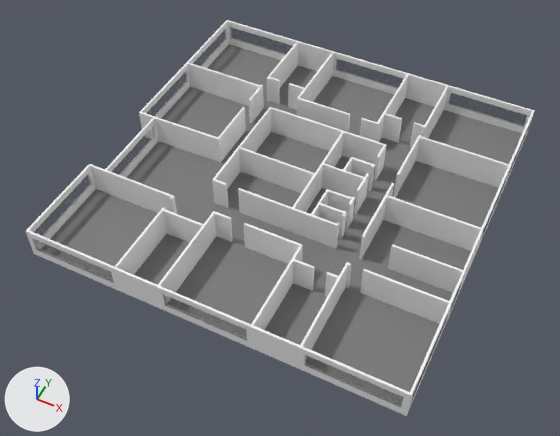
Renders of the glTF model models/all/D/Erster Stock/model.glb from each side of a commit.
The view is the same before and after, from a 50 mm camera at (-5.9, 90.3, 57.1) aimed at (-27.1, 132.7, 4.1). The axes (+X, +Y, +Z) are drawn at lower left. The lights are the same throughout. The first picture is the older version.

The scene before the commit, as lines of its bpy script (objects in view):
```python
mat_floor = principled_material('floor')
mat_floor.base_color = (0.197, 0.197, 0.197)  # grey #7b7b7b
mat_material_001 = principled_material('Material.001')
mat_material_001.base_color = (0.943, 0.943, 0.943)  # white #f9f9f9
me_plane_031 = bpy.data.meshes.new('Plane.031')
me_plane_031.from_pydata(...)  # 21 vertices, 19 faces; spans x -54.1..-20.2, y -16.8..17.3, z 0.0
me_plane_031.materials.append(mat_floor)  # grey #7b7b7b
me_plane_126 = bpy.data.meshes.new('Plane.126')
me_plane_126.from_pydata(...)  # 564 vertices, 1132 faces; spans x -54.2..-20.1, y -16.9..17.4, z 0.0..3.0
# faces by material slot: [1076, 56]
me_plane_126.materials.append(mat_material_001)  # white #f9f9f9
me_plane_126.materials.append(mat_material_002)  # grey #7b7b7b
ob_plane_022 = bpy.data.objects.new('Plane.022', me_plane_031)
ob_plane_022.location = (10.37, 135.64, 5.0)
ob_plane_030 = bpy.data.objects.new('Plane.030', me_plane_126)
ob_plane_030.location = (10.37, 135.64, 5.0)
```
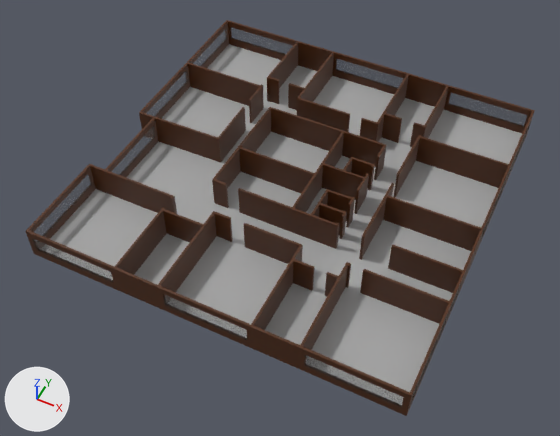
The newer file is also turned or shifted as a whole; pictures and numbers use the older file's frame.

Pixel boxes [x1, y1, x2, y2] of what changed, in the pictures (560 x 436 px):
'Plane.030', recoloured: [25, 20, 535, 416] in both
'Plane.022', recoloured: [50, 44, 522, 392] in both

The change, as a list of edits to the scene's bpy script:
```text
Change mat_floor:
    mat_floor.base_color: (0.197, 0.197, 0.197) -> (0.396, 0.396, 0.396)  # grey #7b7b7b -> grey #a9a9a9
Change mat_material_001:
    mat_material_001.base_color: (0.943, 0.943, 0.943) -> (0.0807, 0.0208, 0.00114)  # white #f9f9f9 -> brown #502804
```
